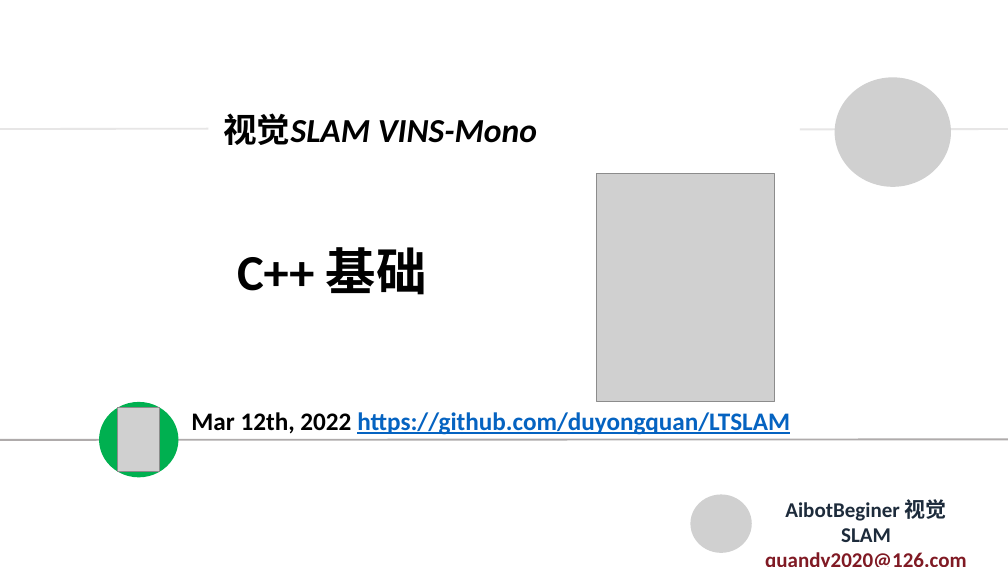
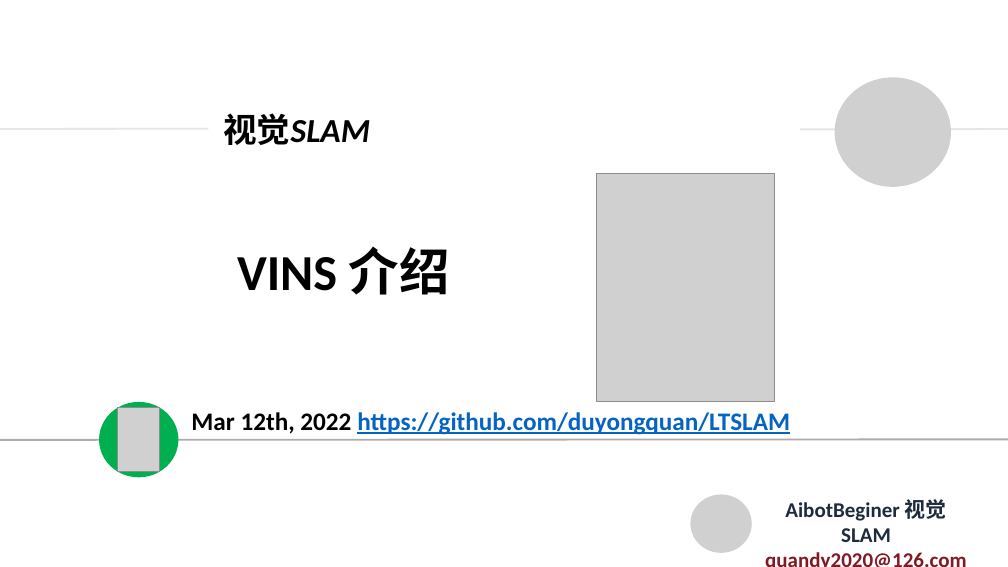
Before and after one commit to duyongquan/LTSLAM, a slide deck: slide 1 of docs/pptx/VINS/07-VINS-介绍.pptx. Drawn at 1008x567 pixels with LibreOffice and Linux fonts; fonts in the diff are those of the drawing; grey boxes stand for pictures. Boxes give left, top, right and bottom in pixels: in the first picture for what was removed or moved away, otherwise in the second. Text is boxed around its words. In the diff, an @@ line names an element or a change of style, - is before the commit and + after.

```diff
--- a/docs/pptx/VINS/07-VINS-介绍.pptx
+++ b/docs/pptx/VINS/07-VINS-介绍.pptx
@@ text at [223, 113, 370, 145]: text changed @@
-视觉SLAM VINS-Mono
+视觉SLAM
@@ text at [237, 247, 450, 295]: text changed @@
-C++ 基础
+VINS 介绍
```
Also in this commit, not shown: 1 other slide changed, 10 other files.
